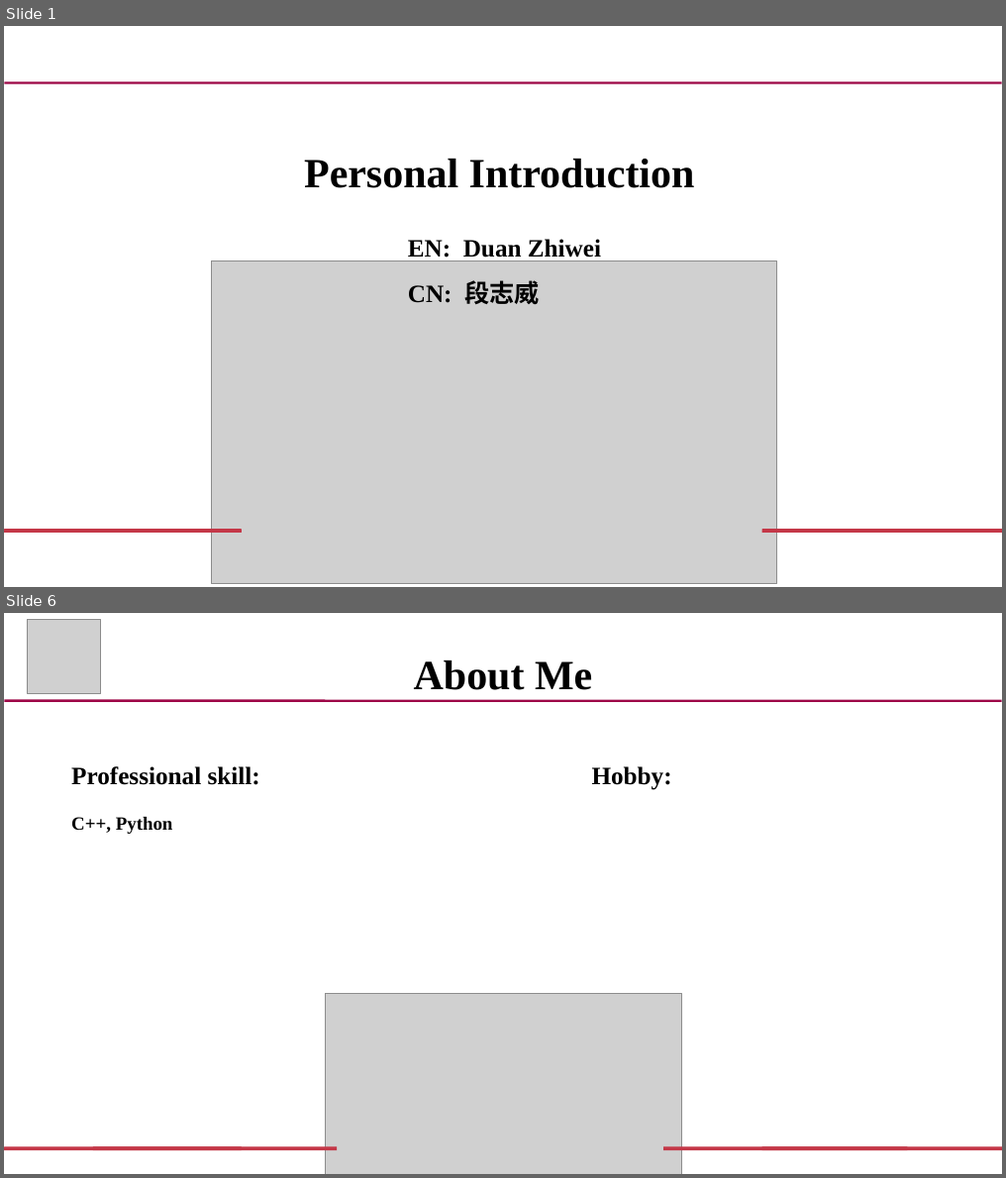
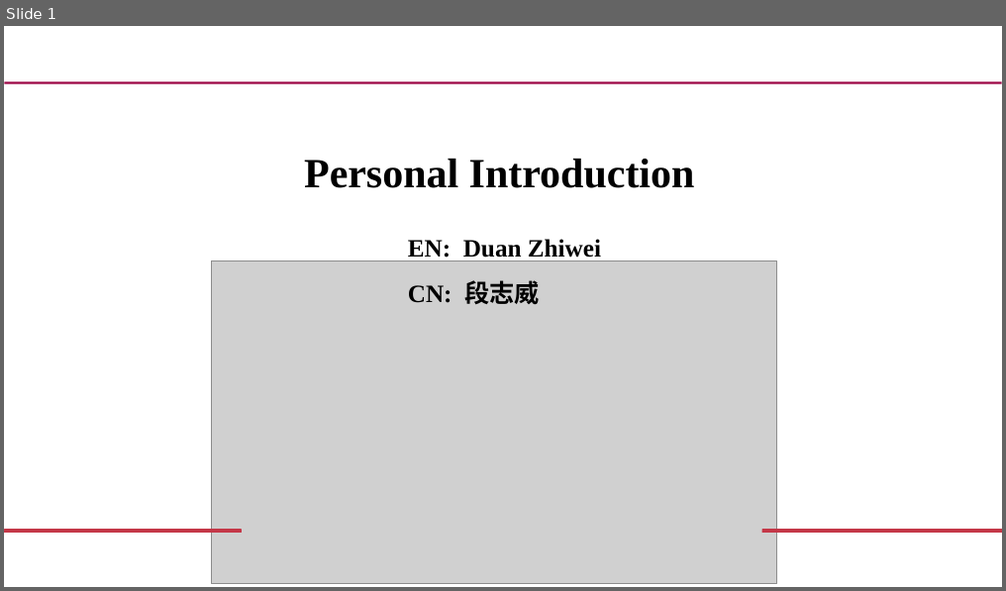
Before and after one commit to duanduanhh/CS, a slide deck: interview/PersonalIntroduction.pptx. Shown one above the other, each under a label of ours: slides 1 and 6 before the commit, slide 1 after it; the slides between them are not shown. The pictures are 1006x1178 and 1006x591 pixels, drawn with LibreOffice and Linux fonts; fonts in the diff are those of the drawing; grey boxes stand for pictures. Boxes give left, top, right and bottom in pixels: in the first picture for what was removed or moved away, otherwise in the second. Text is boxed around its words. In the diff, an @@ line names an element or a change of style, - is before the commit and + after.

```diff
--- a/interview/PersonalIntroduction.pptx
+++ b/interview/PersonalIntroduction.pptx
@@ slide 6 removed at (x1=4, y1=613, x2=1002, y2=1174), background #FFFFFF @@
@@ picture removed at (x1=27, y1=620, x2=101, y2=694) @@
@@ text removed at (x1=414, y1=661, x2=592, y2=690) @@
-About Me
@@ line removed from (5, 700) to (1002, 700) @@
@@ text removed at (x1=71, y1=766, x2=260, y2=834) @@
-Professional skill:
-C++, Python
@@ text removed at (x1=592, y1=766, x2=672, y2=790) @@
-Hobby:
@@ picture removed at (x1=325, y1=993, x2=681, y2=1174) @@
@@ rounded rectangle removed at (x1=4, y1=1147, x2=242, y2=1151) @@
@@ rounded rectangle removed at (x1=93, y1=1147, x2=338, y2=1151) @@
@@ rounded rectangle removed at (x1=663, y1=1147, x2=908, y2=1151) @@
@@ rounded rectangle removed at (x1=762, y1=1147, x2=1002, y2=1151) @@
```
Also in this commit, not shown: 5 slides changed, 1 slide added, 3 other files.
